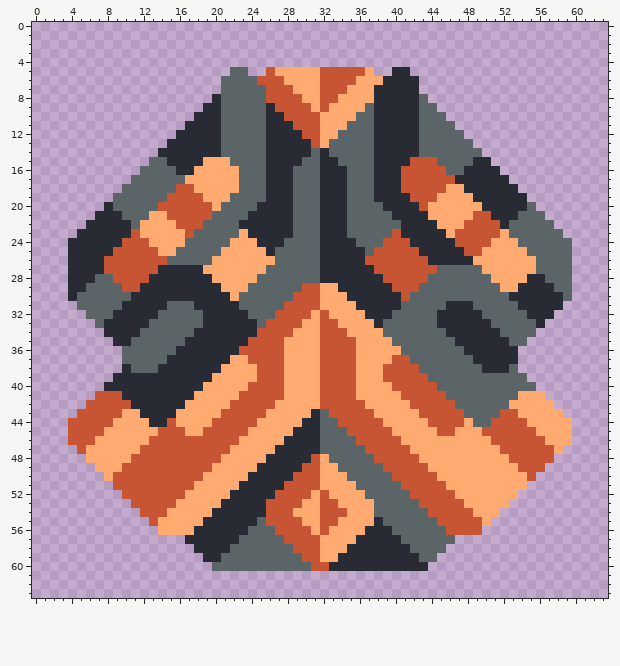
One commit to this pixel-art sprite: sprites/blocks/turrets/trasher.png. Above is the file before it was changed.
The file is 64x64 pixels.
Now the later version:
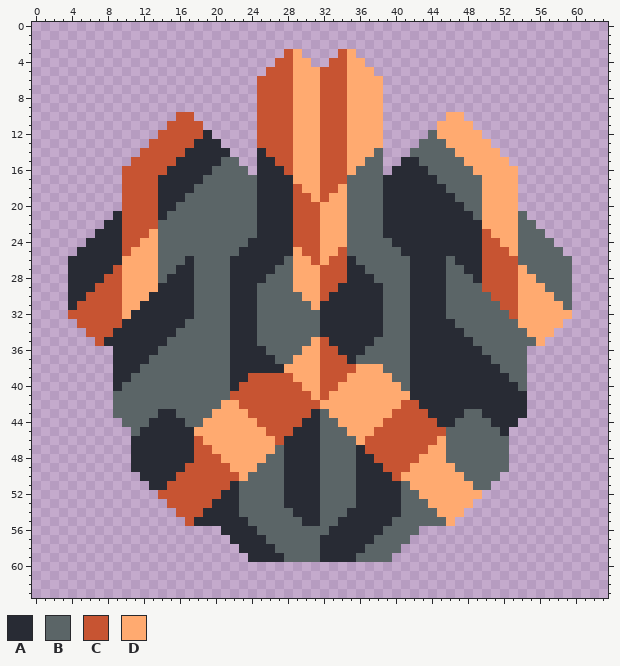
Palette (. is transparent): A #282b34  B #5b6567  C #c75432  D #ffaa70
The exact change:
Changed rows in their new state; - is an unchanged pixel.
first column x 4:
 3 ------------------------CD----CD------------------------
 4 -----------------------CCDD--CCDD-----------------------
 5 ------------------..---CC------DD---..------------------
 6 -----------------....---C------D---....-----------------
 7 -----------------....C------------D....-----------------
 8 ----------------.....C---D----C---D.....----------------
 9 ---------------......CC--DD--CC--DD......---------------
10 ------------CC.......CCC-DDDCCC-DDD.......DD------------
11 -----------CCCC......CCCCDDDCCCDDDD......DDDD-----------
12 ----------CCCCC-.....CCCCDDDCCCDDDD.....-DDDDD----------
13 ---------CCCCC---....CCCCDDDCCCDDDD....---DDDDD---------
14 --------CCCCC----A...ACCCDDDCCCDDDB...B----DDDDD--------
15 -------CCCCC---AAB-..A-CCDDDCCCDD-B..-ABB---DDDDD-------
16 ------CCCCCA--AABBB-.A--CDDDCCCD--B.-AAABB--BDDDDD------
17 ------CCCCAAAAABBBB--A---DDDCCC---B--AAAABBBBBDDDD------
18 ------CCCCAAAABBBBB--A---CDDCCD---B--AAAAABBBBDDDD------
19 -----.CCCCAAABBBBB---A---CCDCDD---B---AAAAABBBDDDD.-----
20 ----..CCCCAABBBBB--------CCCDDD--------AAAAABBDDDD..----
21 ---..-CCCCABBBBB----B----CCCDDD----A----AAAAABDDDD-..---
22 --..--CCCCBBBBB----BB----CCCDDD----AA----AAAAADDDD--..--
23 -..---C-C-BBBB-----BB----CCCDDD----AA-----AAAA-D-D---..-
24 ..------D-BBB-----BBA---ACCCDDDB---BAA-----AAA-C------..
25 .----A-DDDBB-----BBAAA-AADCCDDCBB-BBBAA-----AACCC-B----.
26 ----AADDDDB--A--BBAAAAAA-DDCDCC-BBBBBBAA--B--ACCCCBB----
27 ----A-DDDDBB--BBBBAAAAA--DDDCCC--BBBBBAAAA--AACCCC-B----
28 ---AC-DDDDB---BBBBAAAA---DDDCCC---BBBBAAAA---ACCCC-DB---
29 --ACCCDDDD----BBBBAAA----DDDCC-----BBBAAAA----CCCCDDDB--
30 -ACCCCDDD-----BBBBAAA----BDDCAA----BBBAAAA-----CCCDDDDB-
31 ACCCCCDD---AAABBBB-AA---BBBDAAAA---BB-AAAABBB---CCDDDDDB
32 CCCCCCD---AAAA-BBB--A--BBBBBAAAAA--B--AAA-BBBB---CDDDDDD
33 -CCCCC---AAAA--BBB----BBBBBBAAAAAA----AAA--BBBB---DDDDD-
34 --CCC---AAAA--BBBB---BBBBBBBAAAAAAA---AAAA--BBBB---DDD--
35 ---CA--AAAA--BBBBB--ABBBBBB--AAAAABB--AAAAA--BBBB--BD---
36 -----AAAAA--BBBBBB-AAABBBB----AAABBBB-AAAAAA--BBBBB-----
37 -----AAAA--BBBBBBBAAAAABB------ABBBBBBAAAAAAA--BBBB-----
38 -----A-A--BBBBBBBBAAAAAA-----------BBBAAAAAAAA--B-B-----
39 -------BBBBBBBBBBBAAC---C------D---DBBAAAAAAAAAAA-------
40 ----.-BBBBBBBBBBBBAC----CC----DD----DBAAAAAAAAAAAA-.----
41 ---..BBBBBBBBBBBBBC-----CCC--DDD-----DAAAAAAAAAAAAA..---
42 --...BBBBBBBBBBBB-D----CCCCCDDDDD----C-AAAAAAAAAAAA...--
43 -....BBBBB--BBBB-DDD--CCCCC--DDDDD--CCC-AAAA--AAAAA....-
44 ......BBB--AABB-DDDDDCCCCC----DDDDDCCCCC-AABB--AAA......
45 .......BAAAAAA-DDDDD--CCC------DDD--CCCCC-BBBBBBA.......
46 .......AAAAAAA-DDDD----C--------D----CCCC-BBBBBBB.......
47 -......AAAAAAA--DD-----B--------A-----CC--BBBBBBB......-
48 --.....AAAAAAA--------BB---AB---AA--------BBBBBBB.....--
49 ---....AAAAAA---CC---BBB--AABB--AAA---DD---BBBBBB....---
50 ----....AAAA---CCCC-BBBB-AAABBB-AAAA-DDDD---BBBB....----
51 -----....AA---CCCCABBBBBAAAABBBBAAAAABDDDD---BB....-----
52 ------....---CCCCA-BBBBBAAAABBBBAAAAA-BDDDD---....------
53 -------....-CCCCA--BBBBBAAAABBBBAAAAA--BDDDD-....-------
54 --------....CCCA---BBBBBBAAABBBAAAAAA---BDDD....--------
55 ---------....CA-----B-BBBBAABBAAAA-A-----BD....---------
56 ----------.......---A--BBBBBBAAAA--B---.......----------
57 -------------.....-AAA--BBBBAAAA--BBB-.....-------------
58 --------------.....AAAA--BBBAAA--BBBB.....--------------
59 ---------------.....AAAA--BBAA--BBBB.....---------------
60 ----------------........................----------------
